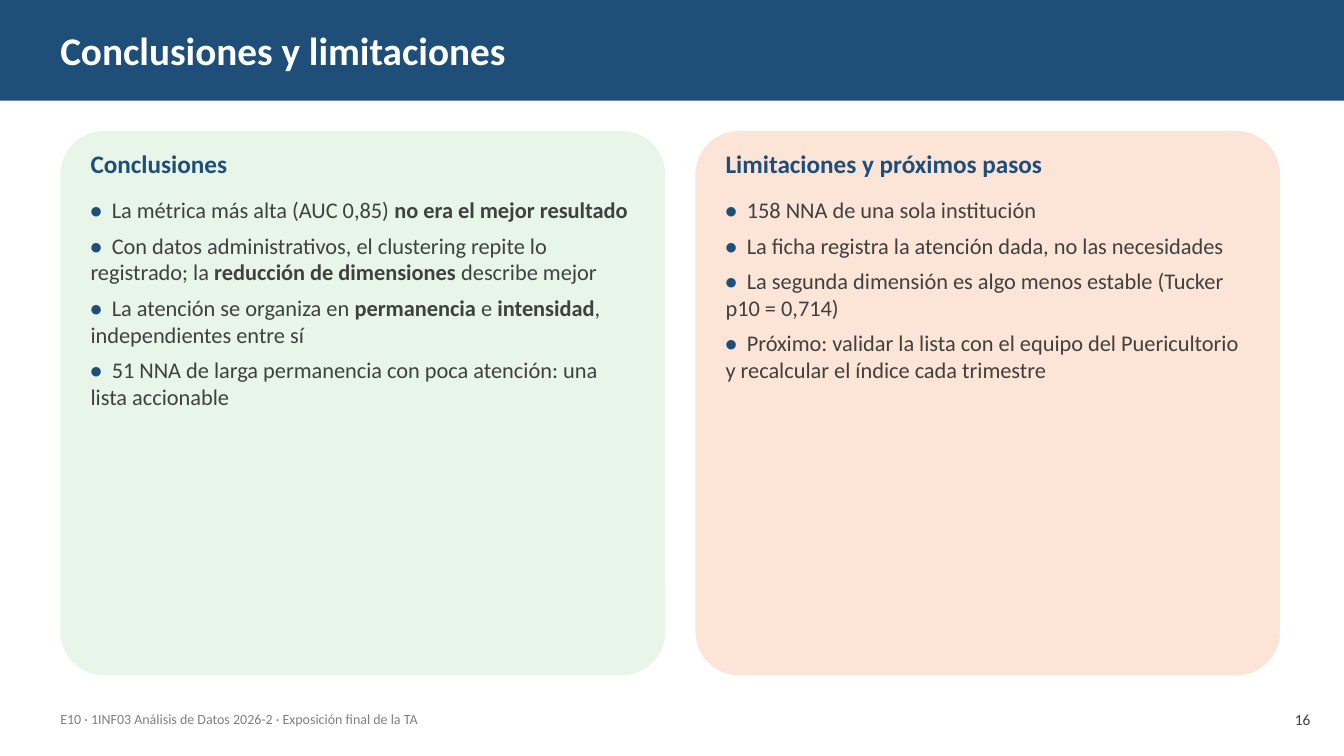
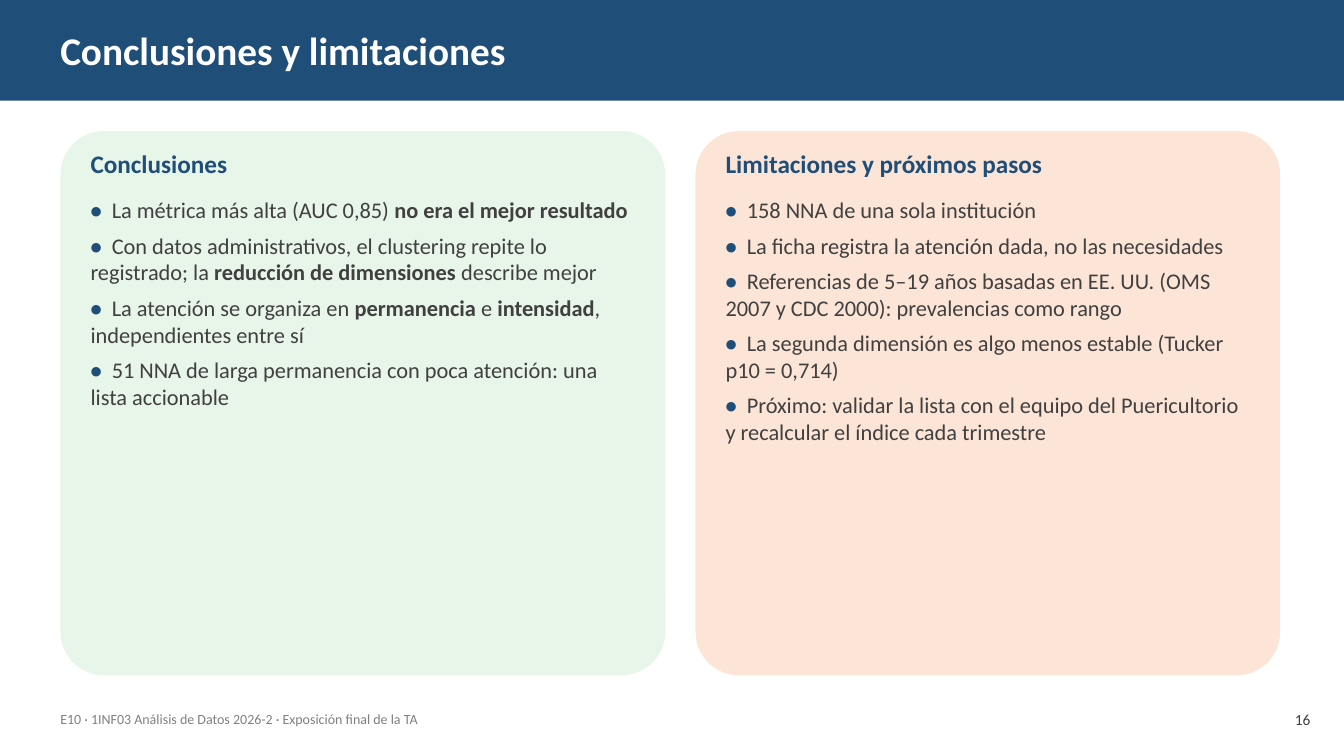
Before and after one commit to AlejandroHancco/TA_Analisis_Datos, a slide deck: slide 16 of entregables/Presentacion_Final_TA_E10.pptx. Drawn at 1344x756 pixels with LibreOffice and Linux fonts; fonts in the diff are those of the drawing. Boxes give left, top, right and bottom in pixels: in the first picture for what was removed or moved away, otherwise in the second. Text is boxed around its words. In the diff, an @@ line names an element or a change of style, - is before the commit and + after.

Commit message:
Sensibilidad a la referencia de crecimiento: OMS 2007 vs CDC 2000 (MINSA/INS)
- src/cdc.py y tablas LMS oficiales del CDC 2000 (cdc_lms/)
- Step4 §7b: comparación de ambas referencias con la clasificación anotada
- Informe: figuras restauradas (se perdían al convertir decimales) y sección de referencia
- Presentación, ficha técnica y README con las prevalencias como rango

```diff
--- a/entregables/Presentacion_Final_TA_E10.pptx
+++ b/entregables/Presentacion_Final_TA_E10.pptx
@@ text at [726, 273, 1210, 320]: paragraph added @@
+• Referencias de 5–19 años basadas en EE. UU. (OMS 2007 y CDC 2000): prevalencias como rango
```
Also in this commit, not shown: 3 other slides changed, 20 other files.
